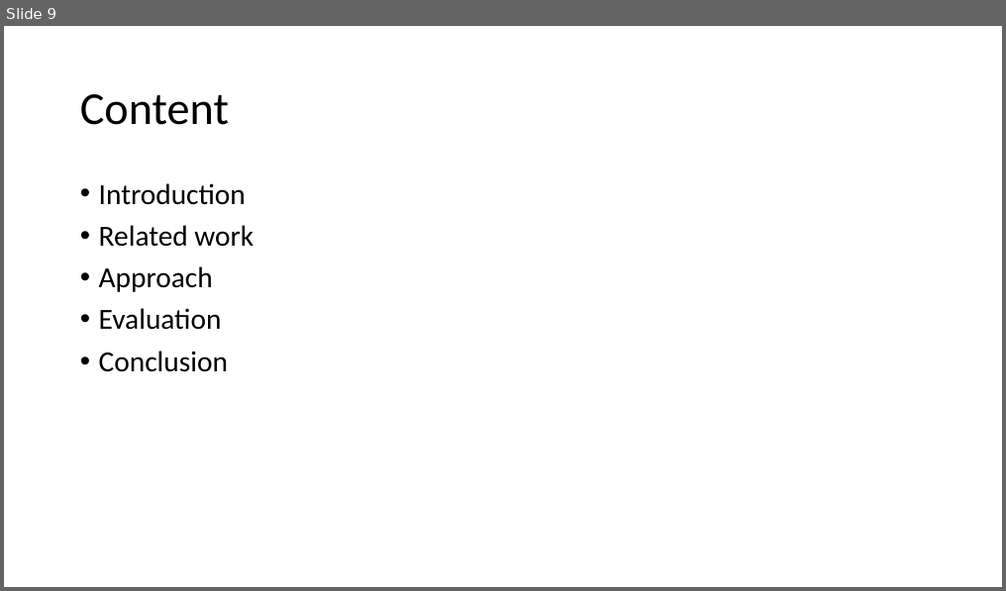
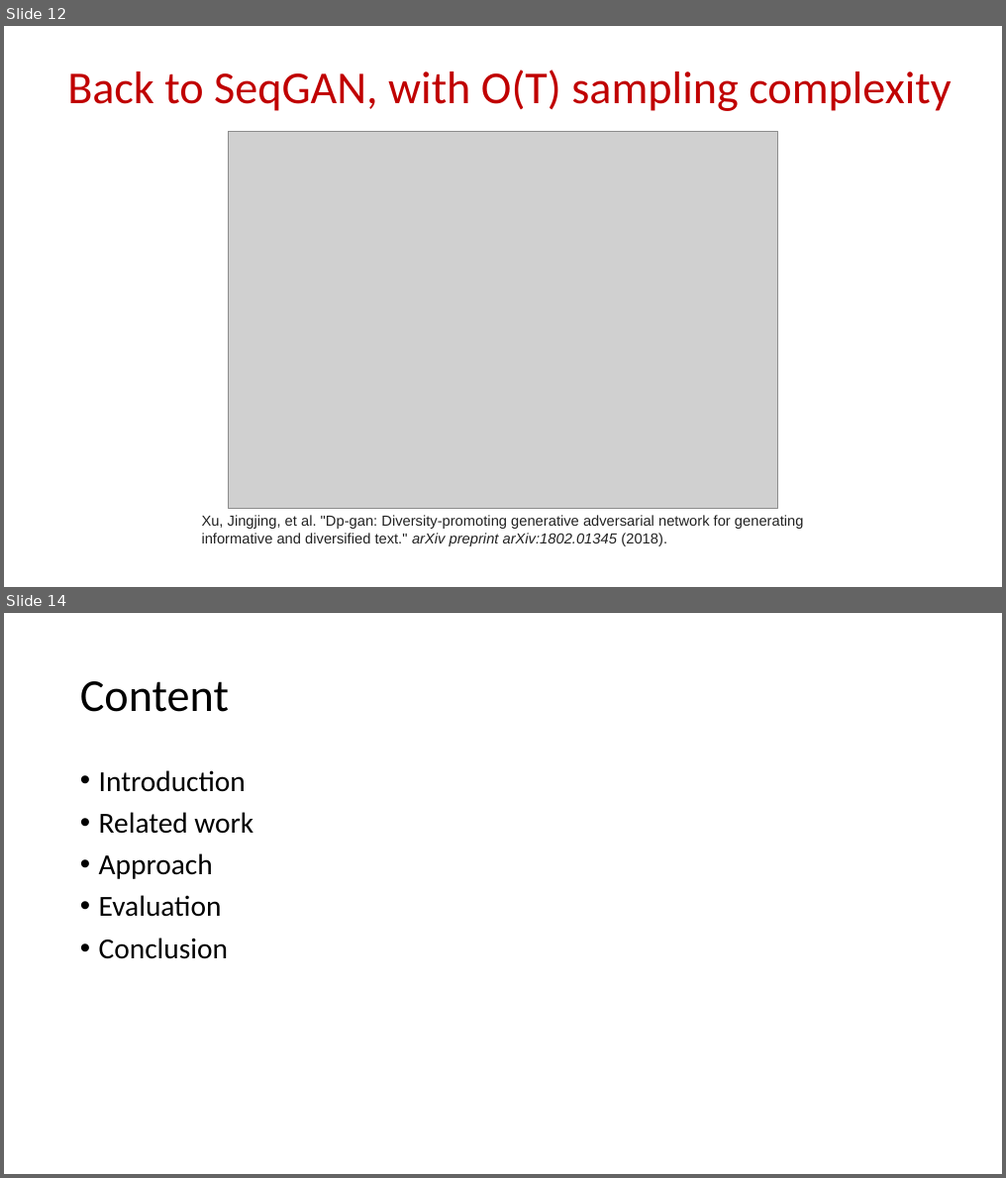
Before and after one commit to bitzj2015/EE599-Final-Project, a slide deck: doc/599-final-project.pptx. Shown one above the other, each under a label of ours: slide 9 before the commit, slides 12 and 14 after it; the slides between them are not shown. The pictures are 1006x591 and 1006x1178 pixels, drawn with LibreOffice and Linux fonts; fonts in the diff are those of the drawing; grey boxes stand for pictures. Boxes give left, top, right and bottom in pixels: in the first picture for what was removed or moved away, otherwise in the second. Text is boxed around its words. In the diff, an @@ line names an element or a change of style, - is before the commit and + after.

```diff
--- a/doc/599-final-project.pptx
+++ b/doc/599-final-project.pptx
@@ slide 12 added at [4, 26, 1002, 587], background #FFFFFF @@
@@ title added at [67, 70, 950, 111], 44 pt, text #C00000 @@
+Back to SeqGAN, with O(T) sampling complexity
@@ picture added at [229, 131, 777, 508] @@
@@ text added at [202, 515, 804, 547], 14 pt, text #222222 @@
+Xu, Jingjing, et al. "Dp-gan: Diversity-promoting generative adversarial network for generating informative and diversified text." arXiv preprint arXiv:1802.01345 (2018).
@@ what was slide 9 is now slide 14 @@
```
Also in this commit, not shown: 3 slides changed, 5 other slides added, 2 slides removed, 6 other files.
